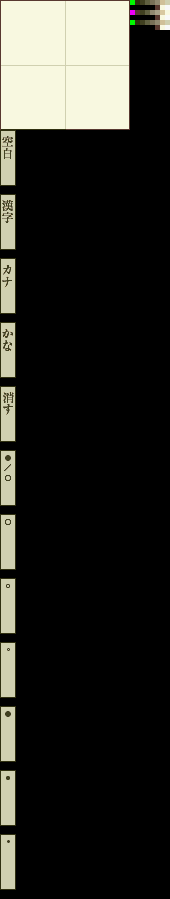
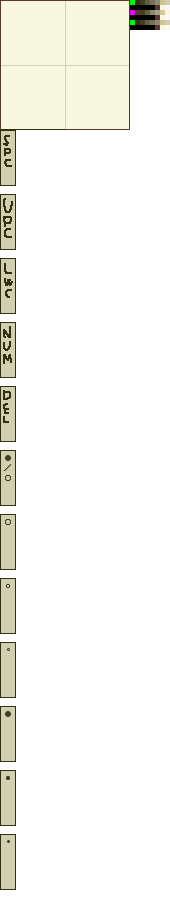
Comparing the layer stacks of the two (170, 899) images. Changes:
painted on "CMD_00_01_2_0" over [2, 135, 13, 167]
painted on "CMD_00_01_4_0" over [2, 198, 13, 238]
painted on "CMD_00_01_6_0" over [2, 263, 13, 298]
painted on "CMD_00_01_8_0" over [2, 326, 13, 364]
painted on "CMD_00_01_10_0" over [3, 390, 14, 423]
